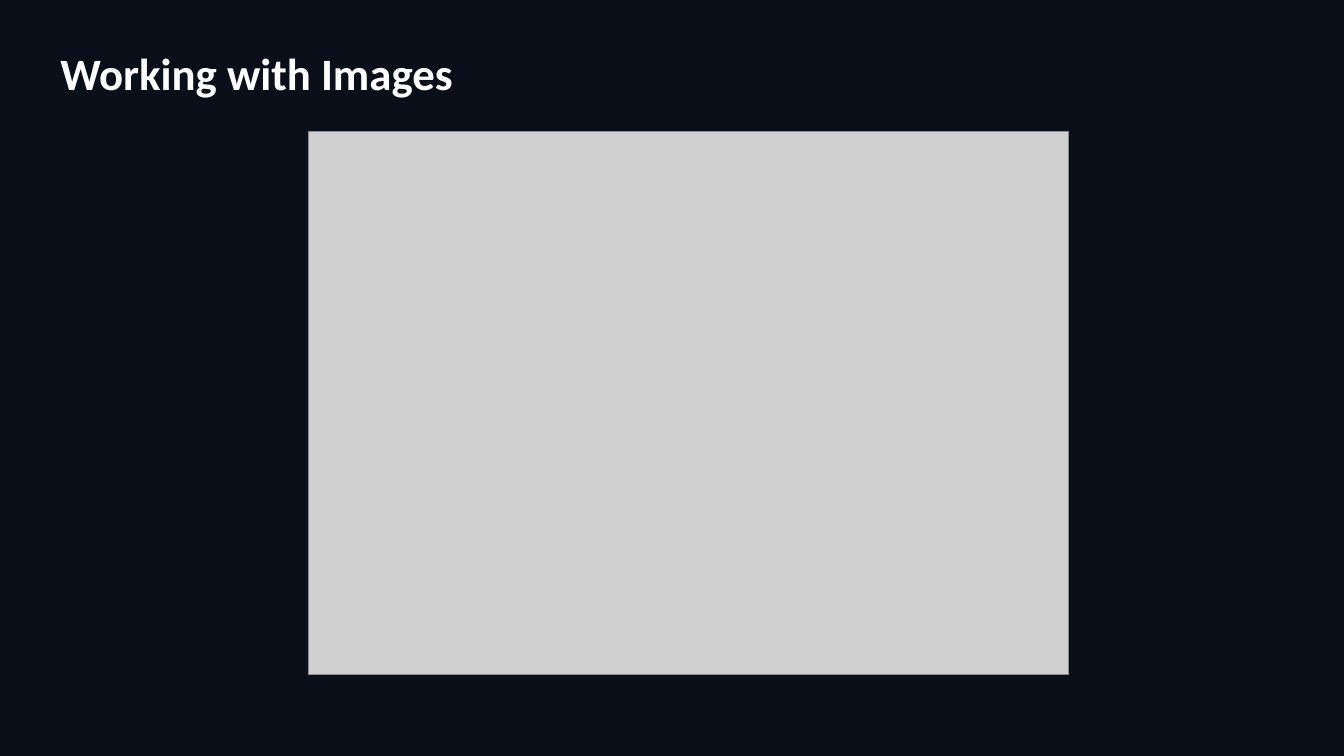
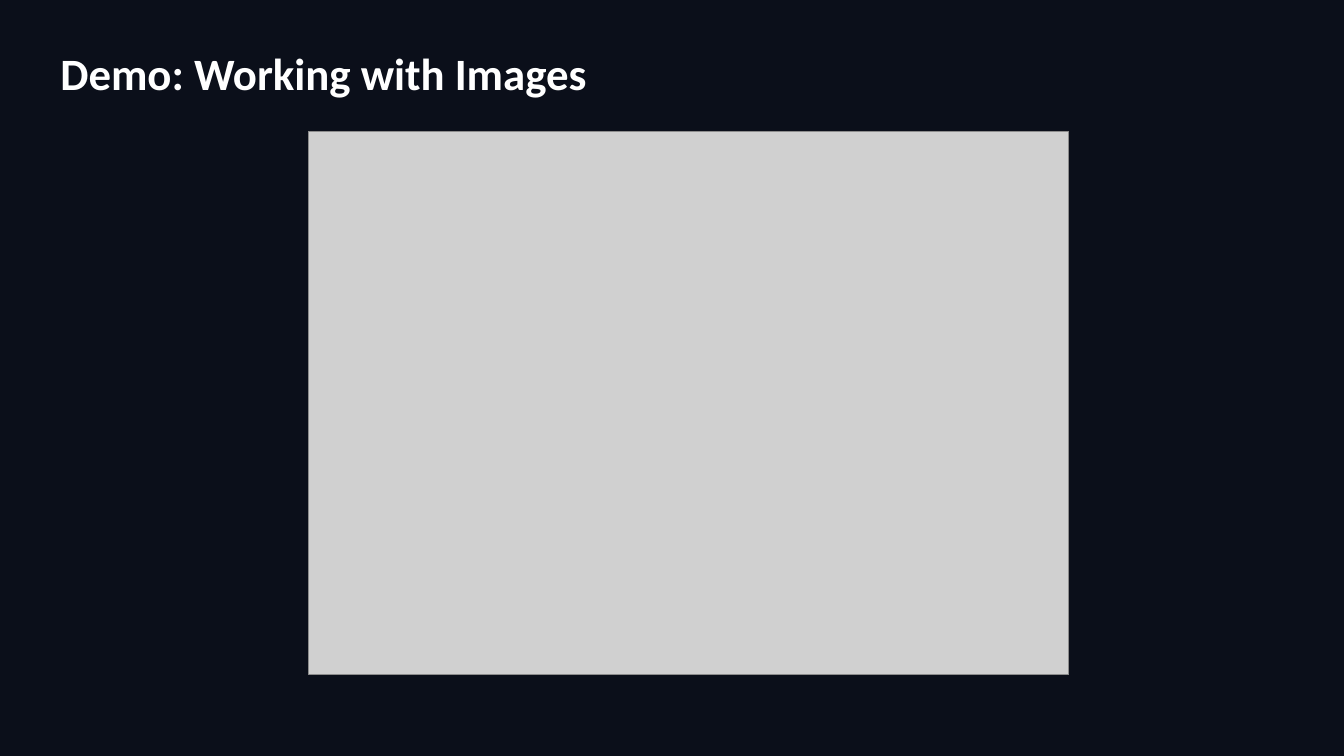
Before and after one commit to scottrhay/AIA-ClaudeCopilot, a slide deck: slide 65 of slides/Day1_Claude_for_Business.pptx (slide 64 before the commit). Drawn at 1344x756 pixels with LibreOffice and Linux fonts; fonts in the diff are those of the drawing; grey boxes stand for pictures. Boxes give left, top, right and bottom in pixels: in the first picture for what was removed or moved away, otherwise in the second. Text is boxed around its words. In the diff, an @@ line names an element or a change of style, - is before the commit and + after.

```diff
--- a/slides/Day1_Claude_for_Business.pptx
+++ b/slides/Day1_Claude_for_Business.pptx
@@ text at (x1=60, y1=58, x2=587, y2=98): text changed @@
-Working with Images
+Demo: Working with Images
```
Also in this commit, not shown: 4 other slides changed, 2 slides added, 3 slides removed.
